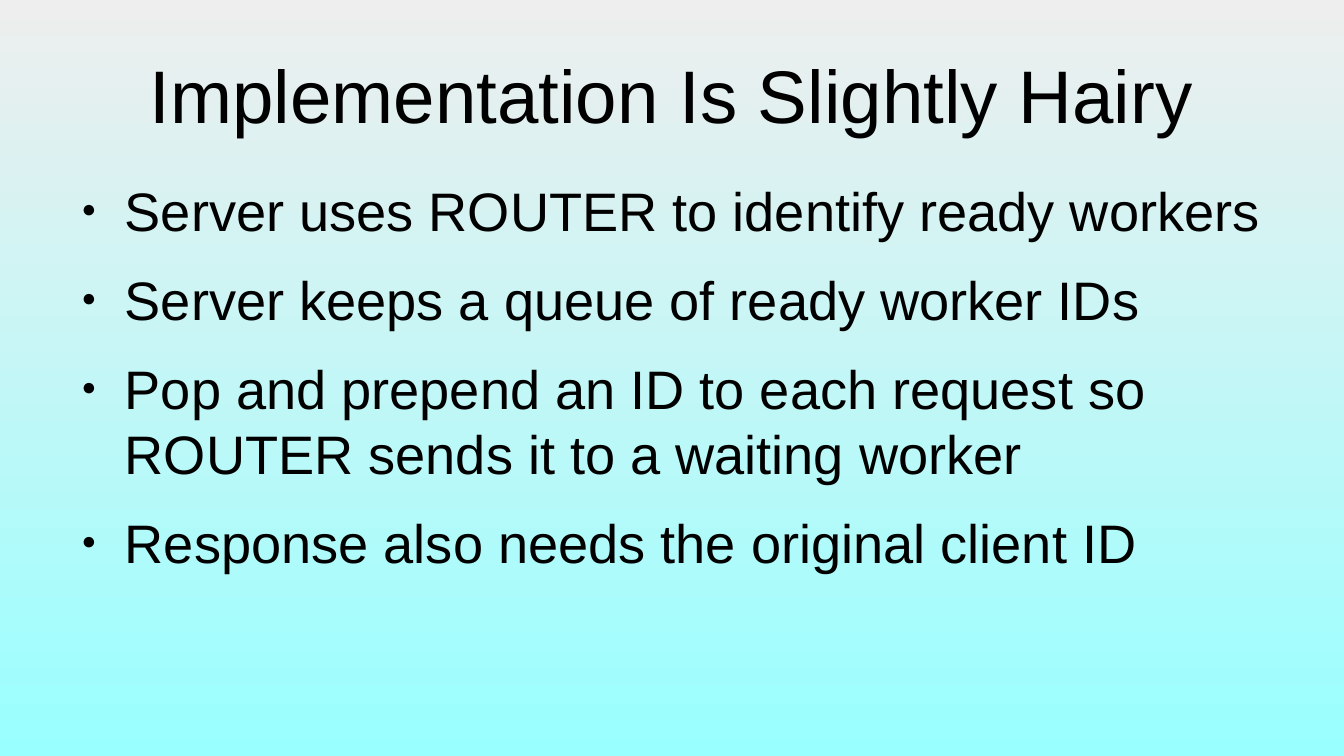
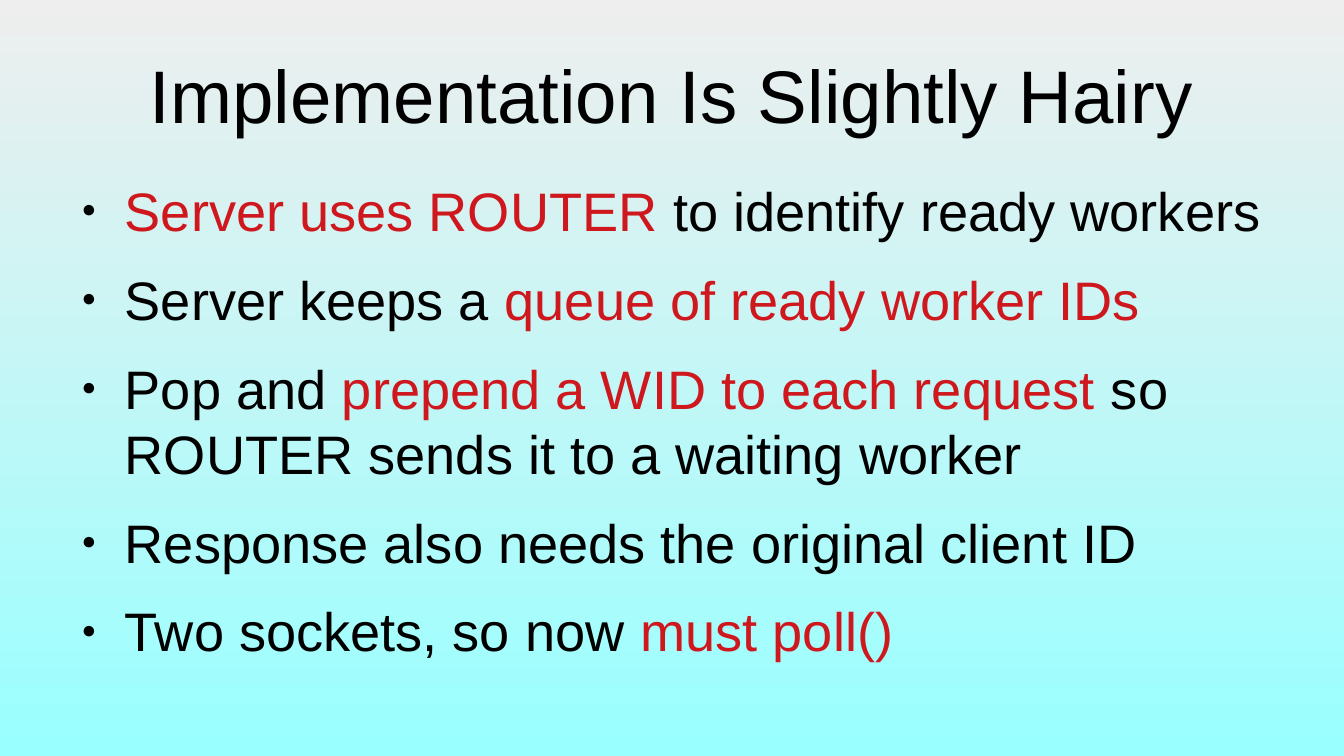
Before and after one commit to dllaurence/zeromq-presentation, a slide deck: slide 52 of presentation.odp. Drawn at 1344x756 pixels with LibreOffice and Linux fonts; fonts in the diff are those of the drawing. Boxes give left, top, right and bottom in pixels: in the first picture for what was removed or moved away, otherwise in the second. Text is boxed around its words. In the diff, an @@ line names an element or a change of style, - is before the commit and + after.

```diff
--- a/presentation.odp
+++ b/presentation.odp
@@ text at (125,191,1261,329): text colour #000000 to #CE181E in "Server uses ROUTER", "queue of ready worker IDs" @@
@@ text at (125,369,1168,483): text changed @@
-● Pop and prepend an ID to each request so ROUTER sends it to a waiting worker
+● Pop and prepend a WID to each request so ROUTER sends it to a waiting worker
@@ text at (125,611,893,661): paragraph added @@
+● Two sockets, so now must poll()
```
Also in this commit, not shown: 16 other slides changed, 10 slides added, 3 slides removed, 10 other files.
